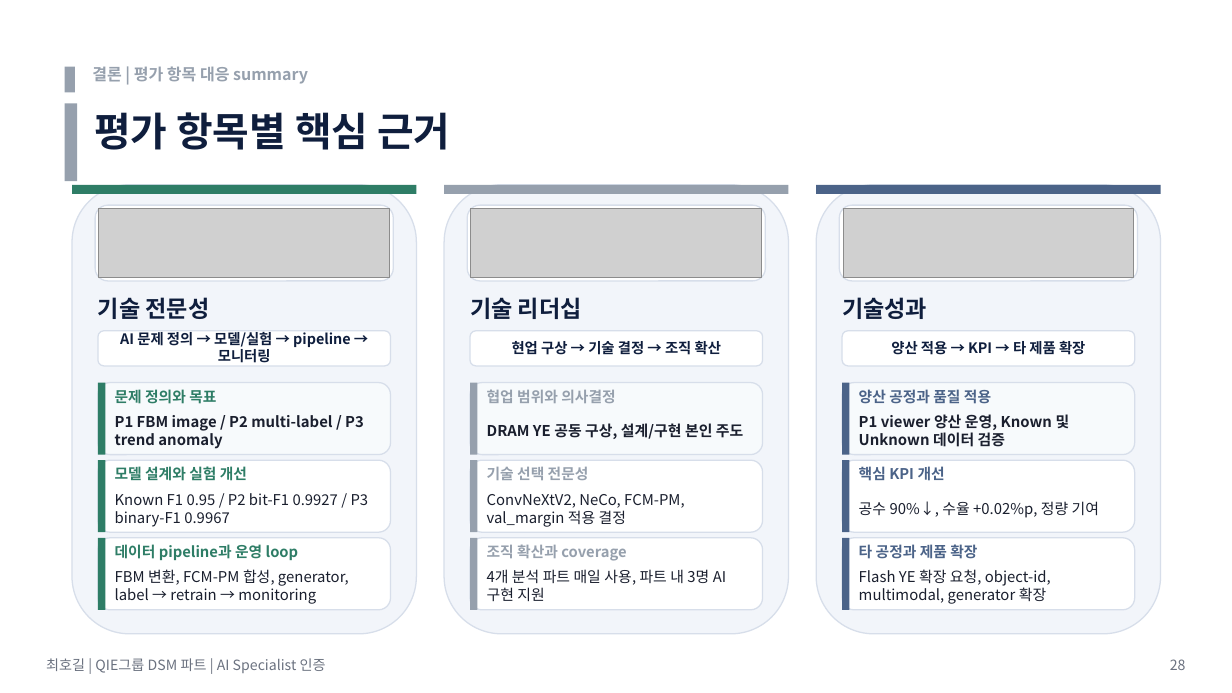
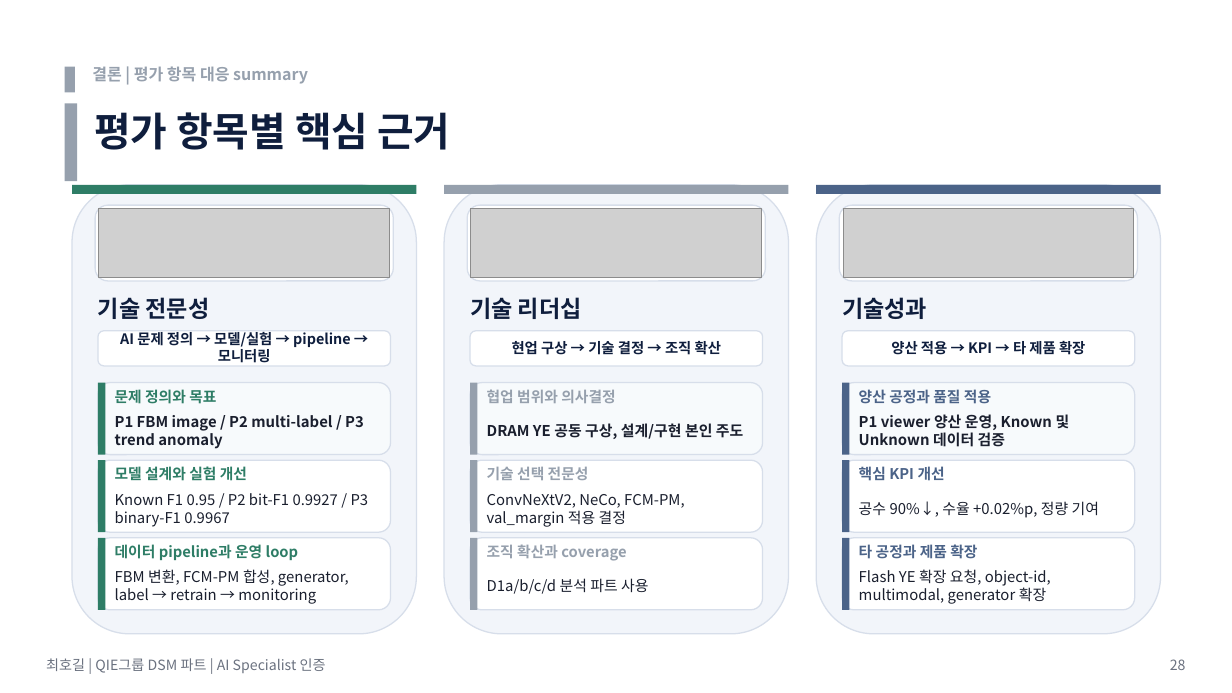
Before and after one commit to hogil/fbm_paper, a slide deck: slide 28 of recommendation/presentation/'26년 AI Specialist 면접 심사 자료_메모리사업부_최호길.pptx. Drawn at 1232x693 pixels with LibreOffice and Linux fonts; fonts in the diff are those of the drawing; grey boxes stand for pictures. Boxes give left, top, right and bottom in pixels: in the first picture for what was removed or moved away, otherwise in the second. Text is boxed around its words. In the diff, an @@ line names an element or a change of style, - is before the commit and + after.

Commit message:
Tighten deck leadership evidence wording

```diff
--- a/recommendation/presentation/'26년 AI Specialist 면접 심사 자료_메모리사업부_최호길.pptx
+++ b/recommendation/presentation/'26년 AI Specialist 면접 심사 자료_메모리사업부_최호길.pptx
@@ text at (487,578,648,594): text changed @@
-4개 분석 파트 매일 사용, 파트 내 3명 AI 구현 지원
+D1a/b/c/d 분석 파트 사용
```
Also in this commit, not shown: 1 other slide changed, 1 other file.
